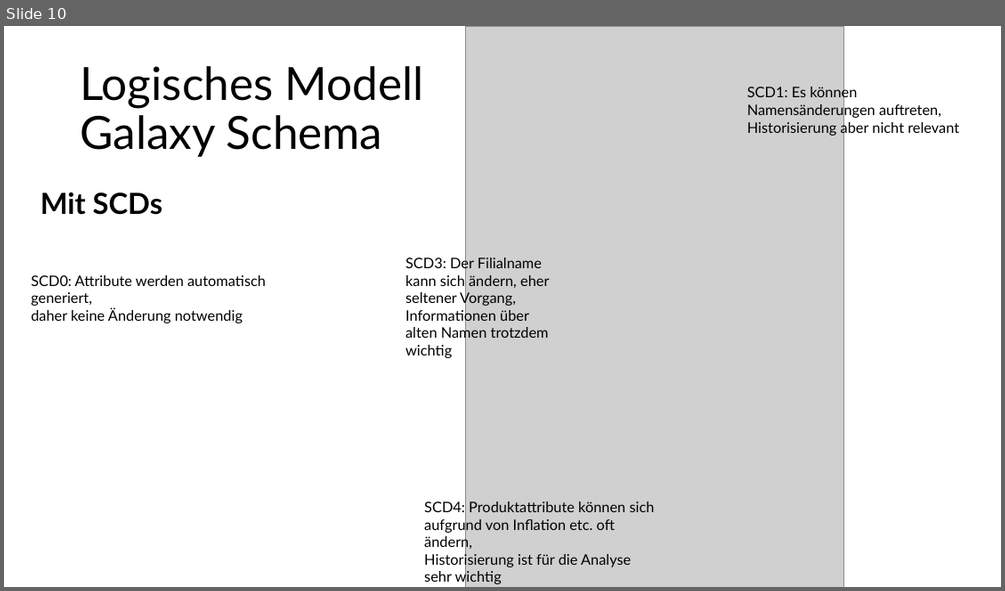
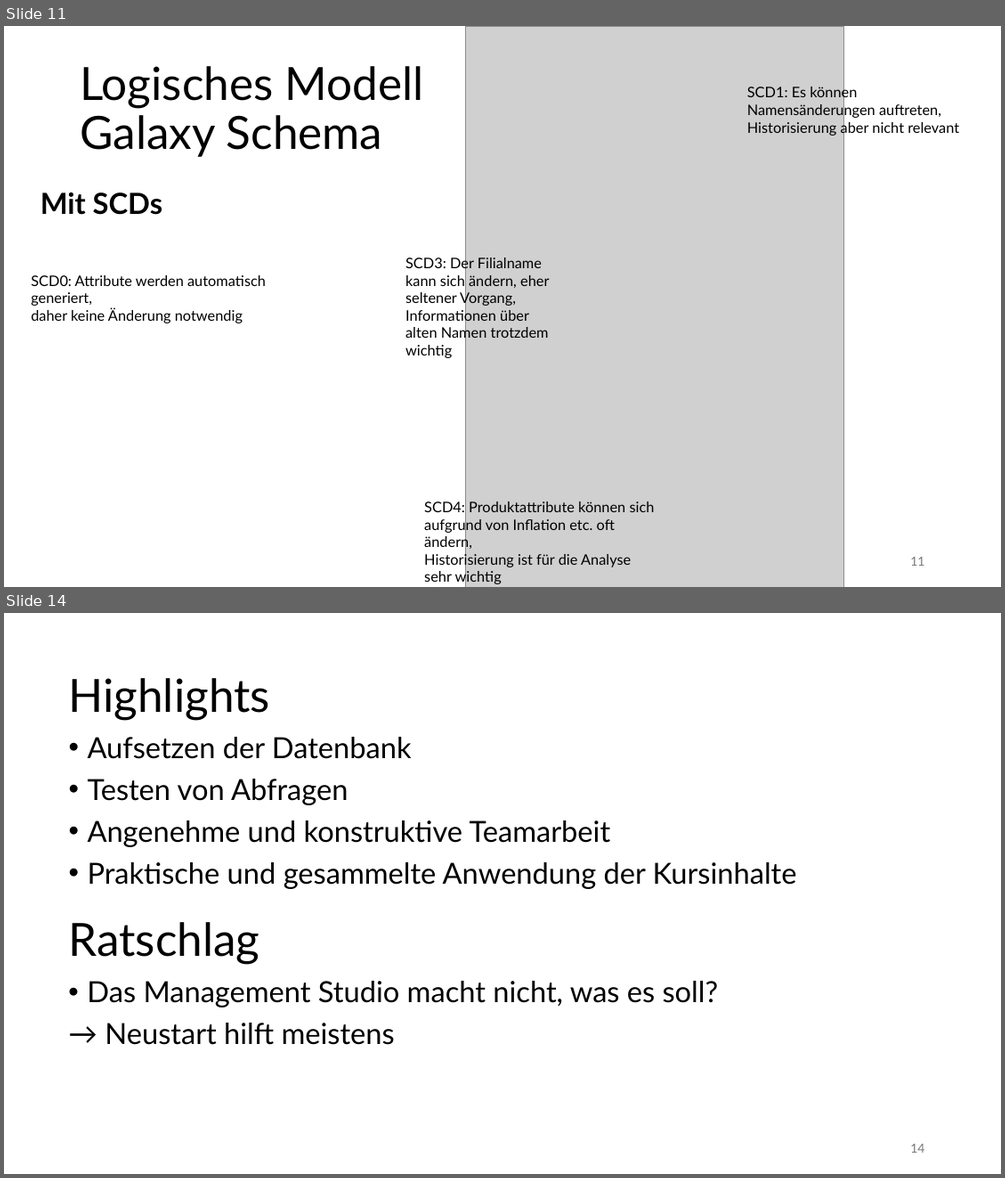
Before and after one commit to Thoerchen/BackZeit, a slide deck: Präsentation/Präsentation.pptx. Shown one above the other, each under a label of ours: slide 10 before the commit, slides 11 and 14 after it; the slides between them are not shown. The pictures are 1005x591 and 1005x1178 pixels, drawn with LibreOffice and Linux fonts; fonts in the diff are those of the drawing; grey boxes stand for pictures. Boxes give left, top, right and bottom in pixels: in the first picture for what was removed or moved away, otherwise in the second. Text is boxed around its words. In the diff, an @@ line names an element or a change of style, - is before the commit and + after.

```diff
--- a/Präsentation/Präsentation.pptx
+++ b/Präsentation/Präsentation.pptx
@@ slide 14 added at (4,613,1001,1174), background #FFFFFF @@
@@ title added at (69,678,270,720), 44 pt, text #000000 @@
+Highlights
@@ text added at (88,737,797,889), 28 pt, text #000000 @@
+• Aufsetzen der Datenbank
+• Testen von Abfragen
+• Angenehme und konstruktive Teamarbeit
+• Praktische und gesammelte Anwendung der Kursinhalte
@@ text added at (68,922,259,965), 44 pt, text #000000 @@
+Ratschlag
@@ text added at (87,981,719,1045), 28 pt, text #000000 @@
+• Das Management Studio macht nicht, was es soll?
+→ Neustart hilft meistens
@@ page number added at (910,1143,924,1152), 12 pt, text #797979 @@
+14
@@ what was slide 10 is now slide 11 @@
@@ slide 11 changed as well @@
@@ page number added at (910,556,924,565), 12 pt, text #797979 @@
+11
```
Also in this commit, not shown: 9 other slides changed, 3 other slides added, 2 slides removed.
